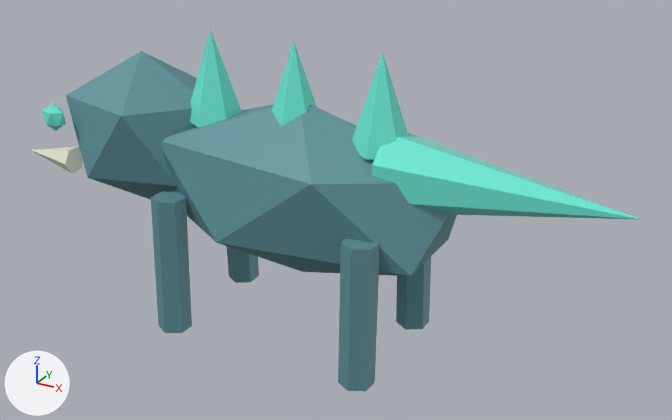
The glTF model assets/models/summon_spirit_hound.glb: old version first, new version second.
Rendered twice from a 50 mm lens placed at (1.76, -2.71, 1.88), pointed at (0.25, 0.04, 0.51). Arrows for +X, +Y and +Z are at lower left; the lights stay in place. The picture after the commit comes second.

Objects in the first picture: 'summon_spirit_hound'.
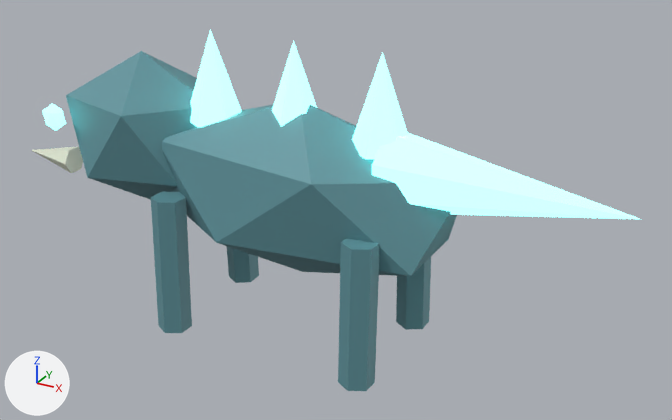
What differs and where, as boxes (x1, y1, x2, y2) in the pictures (672 x 420 px):
'summon_spirit_hound', recoloured, surface changed (lighter)
    both: (42, 29, 640, 240)

Diff of the bpy script that builds the scene:
```diff
--- a/assets/models/summon_spirit_hound.glb.py
+++ b/assets/models/summon_spirit_hound.glb.py
@@ mat_hound_spirit @@
 mat_hound_spirit.roughness = 0.18
+mat_hound_spirit.emission_strength = 2.2
+mat_hound_spirit.emission_color = (0.256, 1.0, 0.952)  # cyan #8afffa
```
